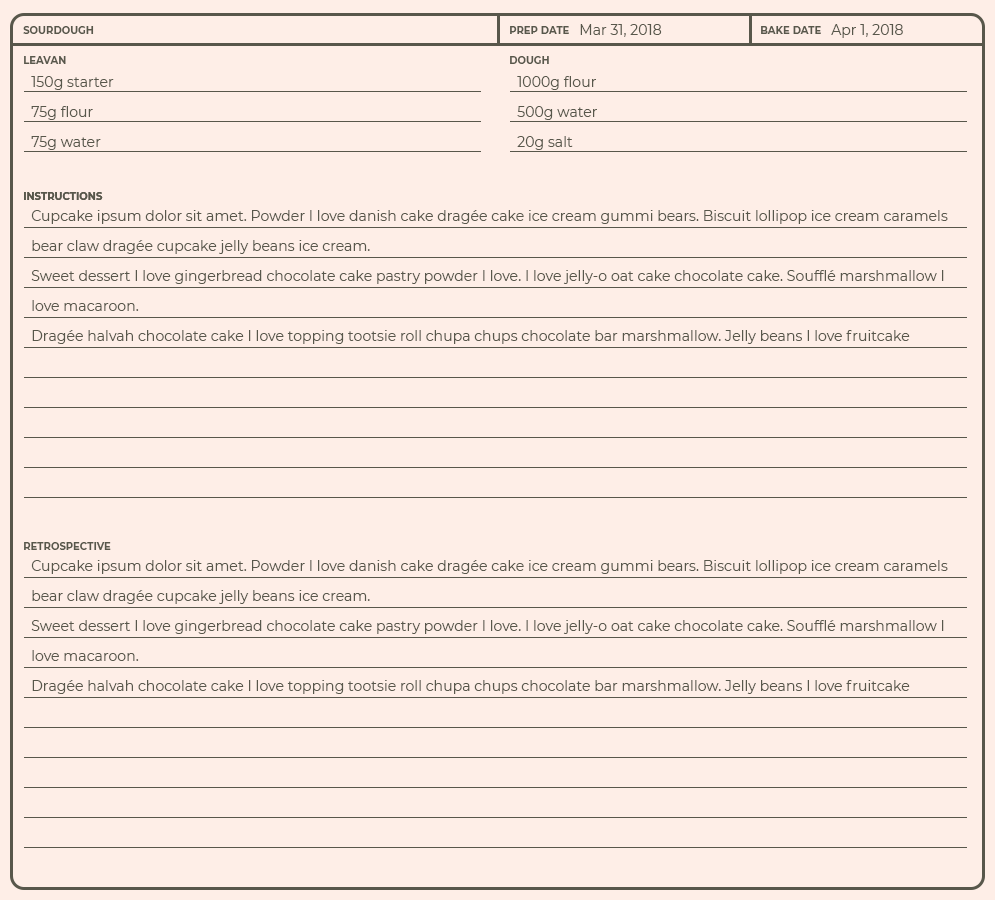
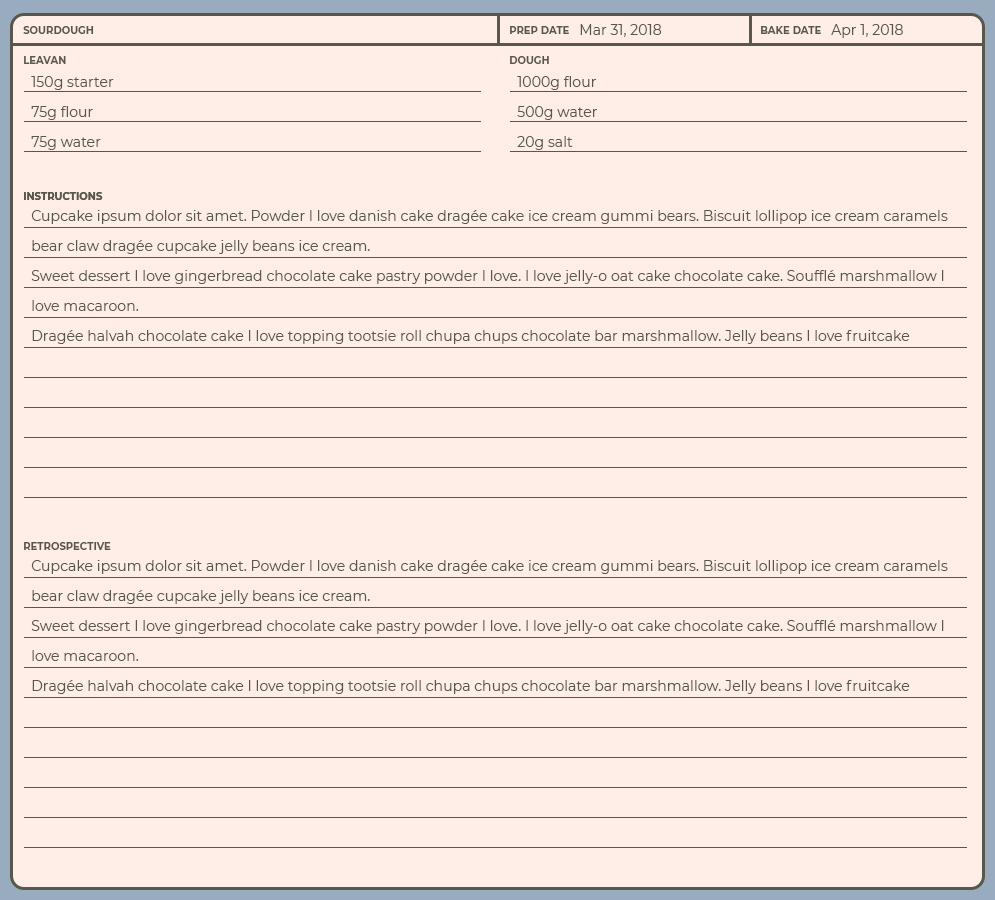
Layer changes from the first 995 x 900 image to the second:
hid "Layer 1" over [0, 0, 495, 333]
painted on "Layer 3" over [0, 0, 995, 900]
